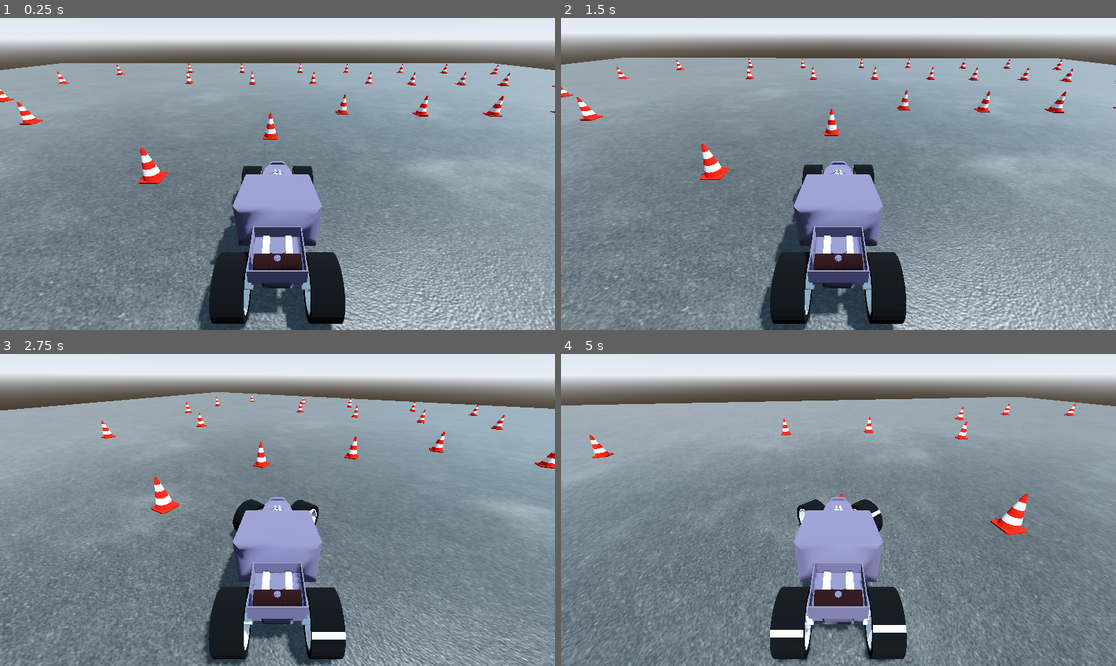
Above: before the commit, frames 1-4 (two rows, left to right).
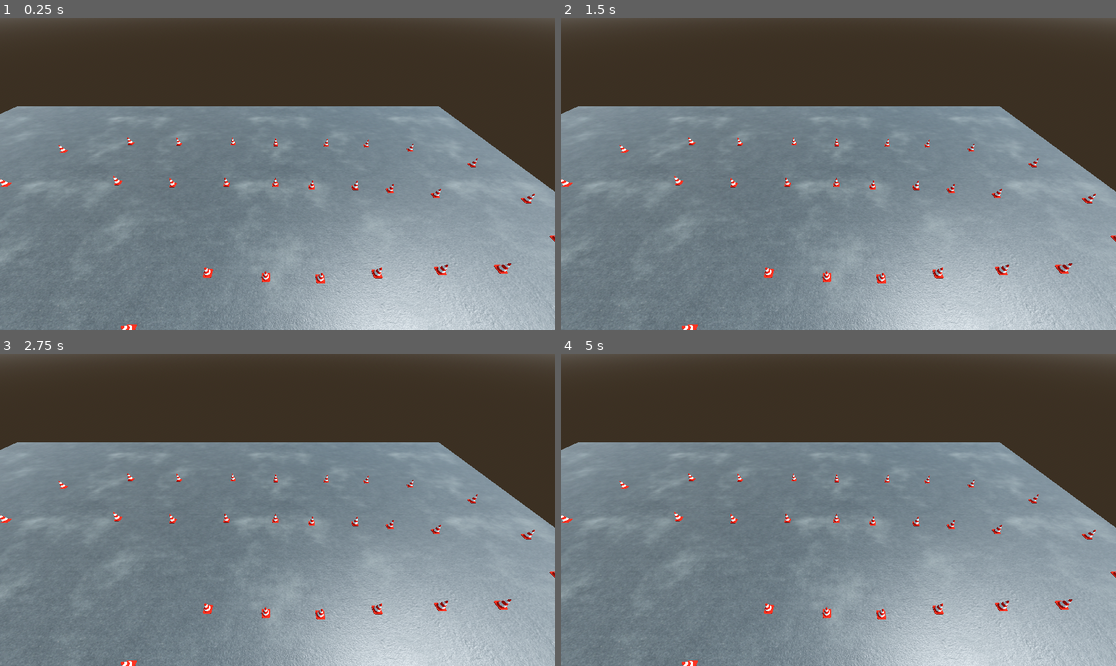
Above: after the commit, the same moments.

Repository: PITT1/Race_game
Game: Godot game, scene res://Maps/test_map/test_1.tscn
Same seed, same stepped clock (60 frames per second), same inputs: the game is played once before the commit and once after it.
Inputs:
- Up to frame 1 (0.25 s): no input
- Up to frame 2 (1.5 s): hold Right (ui_right) 0.53-1.28 s; hold Down (ui_down) from 1.28 s (still down)
- Up to frame 3 (2.75 s): release Down (ui_down) at 2.03 s; hold Right (ui_right) from 2.03 s (still down)
- Up to frame 4 (5 s): release Right (ui_right) at 2.78 s; hold Up (ui_up) 2.78-3.53 s; hold Left (ui_left) from 3.53 s (still down)

The runs differ from the first frame. In frame 1, 51% of the frame differs, in the area x 0-100%, y 0-100%; in frame 2, 50%; in frame 3, 59%; in frame 4, 62%.

Commit message:
ajustando manejo

Diff:
--- a/Cars/hot_rod_1/hot_rod_1.tscn
+++ b/Cars/hot_rod_1/hot_rod_1.tscn
@@ -8,10 +8,10 @@
 size = Vector3(1, 0.653809, 3.71319)
 
 [node name="Hot-rod-1" type="VehicleBody3D"]
-collision_mask = 3
-mass = 100.0
+collision_mask = 7
 script = ExtResource("1_qjy37")
-ENGINE_POWER = 400
+MAX_STEER = 0.4
+ENGINE_POWER = 200
 
 [node name="Hot-rod-body" type="MeshInstance3D" parent="."]
 mesh = ExtResource("1_eyabc")
@@ -22,13 +22,14 @@
 
 [node name="wheel_1" type="VehicleWheel3D" parent="."]
 transform = Transform3D(1, 0, 0, 0, 1, 0, 0, 0, 1, 0.813407, -0.0477209, 1.71769)
+use_as_traction = true
 use_as_steering = true
 wheel_roll_influence = 0.0
 wheel_radius = 0.625
-wheel_rest_length = 0.3
-wheel_friction_slip = 1.0
-suspension_stiffness = 50.0
-suspension_max_force = 100000.0
+wheel_friction_slip = 2.0
+suspension_travel = 0.1
+suspension_stiffness = 100.0
+suspension_max_force = 10000.0
 
 [node name="MeshInstance3D" type="MeshInstance3D" parent="wheel_1"]
 mesh = ExtResource("2_qjy37")
@@ -38,23 +39,24 @@
 use_as_traction = true
 wheel_roll_influence = 0.0
 wheel_radius = 0.625
-wheel_rest_length = 0.3
-wheel_friction_slip = 1.0
-suspension_stiffness = 50.0
-suspension_max_force = 100000.0
+wheel_friction_slip = 2.0
+suspension_travel = 0.1
+suspension_stiffness = 100.0
+suspension_max_force = 10000.0
 
 [node name="MeshInstance3D" type="MeshInstance3D" parent="wheel_2"]
 mesh = ExtResource("2_qjy37")
 
 [node name="wheel_3" type="VehicleWheel3D" parent="."]
 transform = Transform3D(1, 0, 0, 0, 1, 0, 0, 0, 1, -0.813, -0.048, 1.718)
+use_as_traction = true
 use_as_steering = true
 wheel_roll_influence = 0.0
 wheel_radius = 0.625
-wheel_rest_length = 0.3
-wheel_friction_slip = 1.0
-suspension_stiffness = 50.0
-suspension_max_force = 100000.0
+wheel_friction_slip = 2.0
+suspension_travel = 0.1
+suspension_stiffness = 100.0
+suspension_max_force = 10000.0
 
 [node name="MeshInstance3D" type="MeshInstance3D" parent="wheel_3"]
 transform = Transform3D(-1, 0, -8.74228e-08, 0, 1, 0, 8.74228e-08, 0, -1, 0, 0, 0)
@@ -65,14 +67,11 @@
 use_as_traction = true
 wheel_roll_influence = 0.0
 wheel_radius = 0.625
-wheel_rest_length = 0.3
-wheel_friction_slip = 1.0
-suspension_stiffness = 50.0
-suspension_max_force = 100000.0
+wheel_friction_slip = 2.0
+suspension_travel = 0.1
+suspension_stiffness = 100.0
+suspension_max_force = 10000.0
 
 [node name="MeshInstance3D" type="MeshInstance3D" parent="wheel_4"]
 transform = Transform3D(-1, 0, -8.74228e-08, 0, 1, 0, 8.74228e-08, 0, -1, 0, 0, 0)
 mesh = ExtResource("2_qjy37")
-
-[node name="Camera3D" type="Camera3D" parent="."]
-transform = Transform3D(-1, -4.82519e-08, 7.29006e-08, 0, 0.833886, 0.551937, -8.74228e-08, 0.551937, -0.833886, -0.00341463, 3.71646, -3.76703)
--- a/Maps/test_map/test_1.tscn
+++ b/Maps/test_map/test_1.tscn
@@ -61,7 +61,6 @@
 
 [node name="Hot-rod-1" parent="." instance=ExtResource("1_6rrmi")]
 transform = Transform3D(1, 0, 0, 0, 1, 0, 0, 0, 1, 0, 1.21482, 0)
-collision_mask = 7
 
 [node name="objetos" type="Node3D" parent="."]
 
@@ -169,3 +168,6 @@
 
 [node name="Cone35" parent="objetos" instance=ExtResource("6_68x1l")]
 transform = Transform3D(1, 0, 0, 0, 1, 0, 0, 0, 1, 11.1759, 0.869326, 24.2199)
+
+[node name="Camera3D" type="Camera3D" parent="."]
+transform = Transform3D(-1, 5.9062e-08, -6.44548e-08, 0, 0.737277, 0.67559, 8.74228e-08, 0.67559, -0.737277, -11.741, 21.232, 3.52515)
--- a/others/cone/cone.tscn
+++ b/others/cone/cone.tscn
@@ -1,6 +1,8 @@
-[gd_scene load_steps=5 format=3 uid="uid://bhevwsndruup5"]
+[gd_scene load_steps=6 format=3 uid="uid://bhevwsndruup5"]
 
 [ext_resource type="ArrayMesh" uid="uid://cwfjmdio28p84" path="res://others/cone/traffic_cone.obj" id="1_qwo5y"]
+
+[sub_resource type="PhysicsMaterial" id="PhysicsMaterial_qwo5y"]
 
 [sub_resource type="BoxShape3D" id="BoxShape3D_vhxk1"]
 size = Vector3(0.807922, 0.148438, 0.756622)
@@ -16,6 +18,8 @@
 [node name="Cone" type="RigidBody3D"]
 collision_layer = 4
 collision_mask = 7
+mass = 0.5
+physics_material_override = SubResource("PhysicsMaterial_qwo5y")
 
 [node name="MeshInstance3D" type="MeshInstance3D" parent="."]
 mesh = ExtResource("1_qwo5y")
Not shown, changed: Cars/hot_rod_1/wheel.mtl
Not shown, changed: Cars/hot_rod_1/wheel.obj
